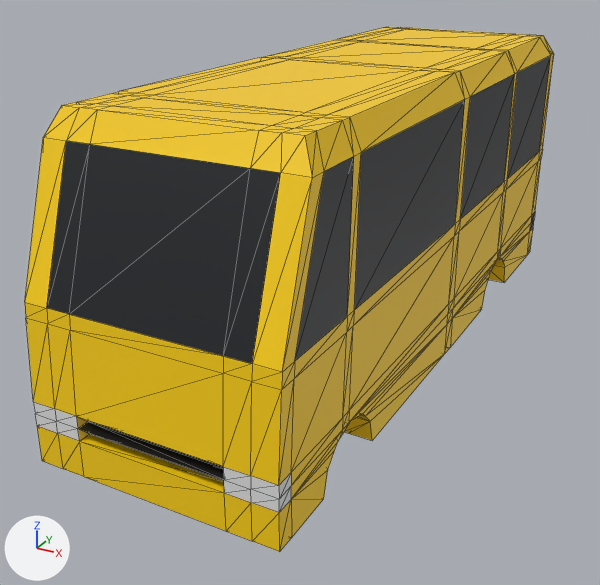
A saved change to the glTF model assets/vehicles/bus.glb.
Both versions are drawn from a 50 mm camera at (3.09, -6.54, 3.56) aimed at (-0.22, -0.52, 0.55). The axes (+X, +Y, +Z) are drawn at lower left. The lights are the same throughout. The picture after the commit comes second. Mesh edges are drawn as thin lines. Where no turn or scale is listed for an object, it has been applied to the vertices. Vertices at exactly the same position are counted once.
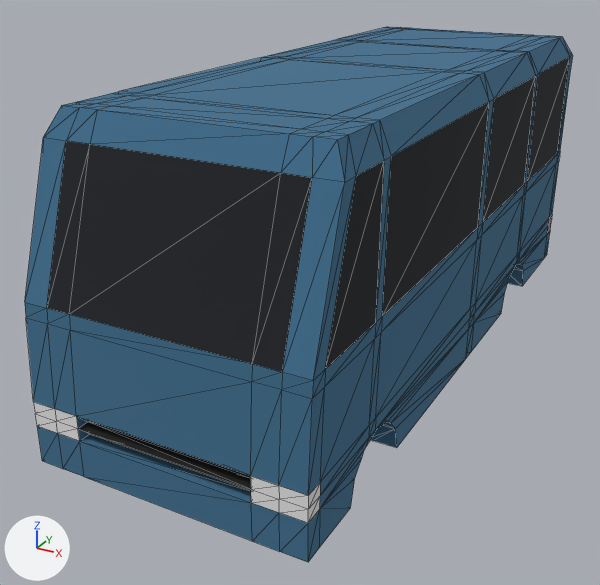
The newer file is also turned or shifted as a whole; pictures and numbers use the older file's frame.

What differs and where, as boxes [x1, y1, x2, y2] in the pictures (600 x 585 px; the box of a moved part takes in the faces that stretch with it):
'Plane', surface changed, reshaped (yellow to blue)
    before: [25, 27, 554, 552]
    after: [25, 27, 572, 562]
part 1 of me_plane_001, moved or reshaped
    before: [69, 28, 554, 552]
    after: [69, 28, 572, 562]
part 2 of me_plane_001, recoloured (yellow to blue)
    before: [25, 27, 554, 552]
    after: [25, 27, 572, 562]

Patch to the scene script:
```diff
--- a/assets/vehicles/bus.glb.py
+++ b/assets/vehicles/bus.glb.py
@@ mat_window @@
 mat_window.base_color = (0.011, 0.013, 0.0168)  # black #1b1e23
+mat_window.roughness = 1.0
@@ mat_body @@
+mat_body = principled_material('Body')
+mat_body.base_color = (0.0497, 0.159, 0.275)  # blue #3f6f8f
+mat_body.roughness = 1.0
@@ me_plane_001 @@
 # used by ob_plane; location = (0.0, 0.0, 0.0)
-me_plane_001.from_pydata(...)  # 358 vertices, 714 faces; spans x -1.0..1.0, y -3.0..3.0, z 0.0..2.5
+me_plane_001.from_pydata(...)  # 358 vertices, 714 faces; spans x -1.0..1.2, y -3.0..3.0, z 0.0..2.5
+# me_plane_001 part 1: all 179 vertices in x 0.6..1.0, y -3.0..3.0, z 0.0..2.5 are moved by (0.2, 0.0, 0.0)
+# me_plane_001 part 2: 626 faces spanning x -1.0..1.2, y -3.0..3.0, z 0.0..2.5 switch from mat_yellow (yellow #ffd200) to mat_body (blue #3f6f8f)
 me_plane_001.materials.append(mat_black)
```
